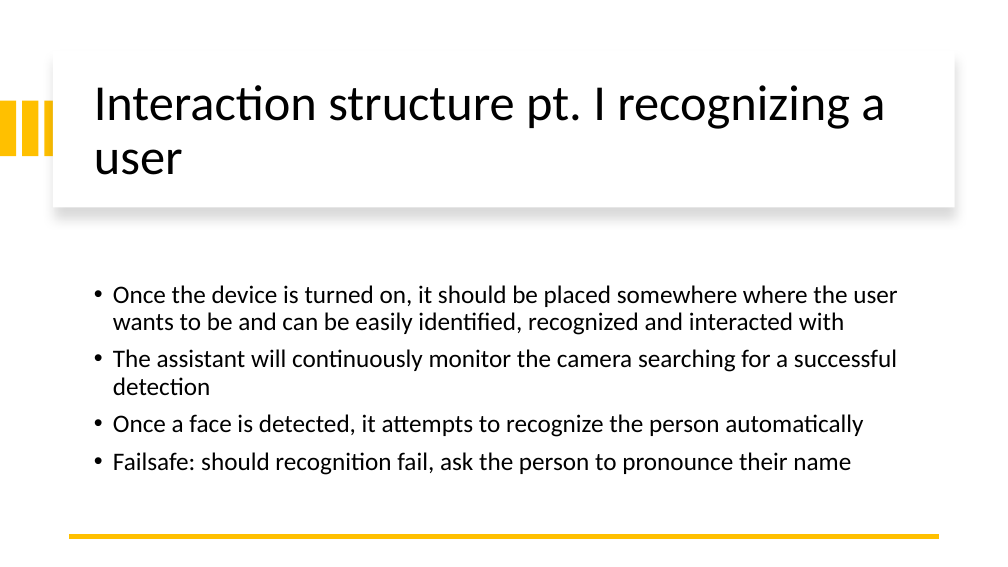
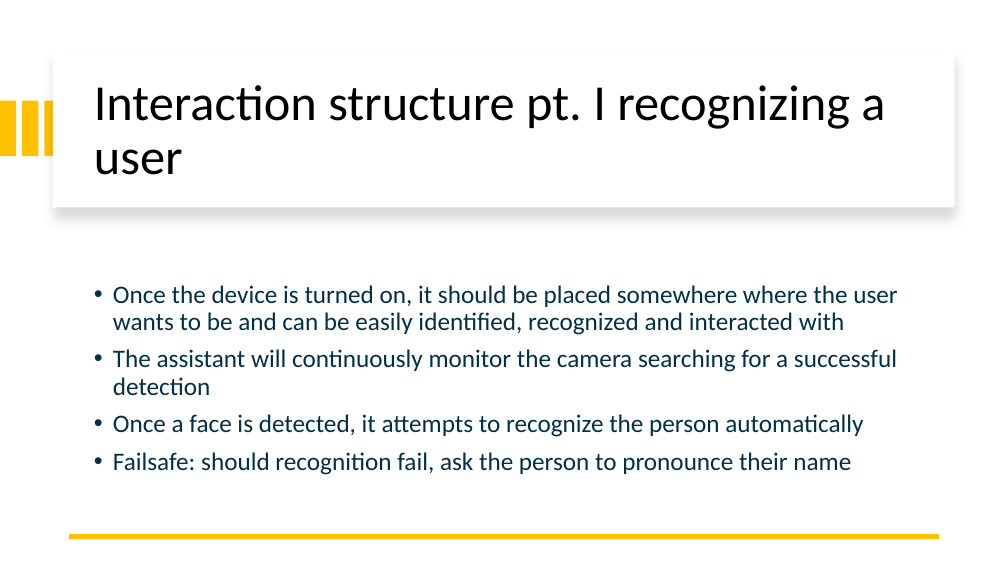
Before and after one commit to attennig/MultimodalMultiuserHomeAssistant, a slide deck: slide 6 of Multimodal personalized multiuser Home Assistant.pptx (slide 5 before the commit). Drawn at 1008x567 pixels with LibreOffice and Linux fonts; fonts in the diff are those of the drawing. Boxes give left, top, right and bottom in pixels: in the first picture for what was removed or moved away, otherwise in the second. Text is boxed around its words. In the diff, an @@ line names an element or a change of style, - is before the commit and + after.

```diff
--- a/Multimodal personalized multiuser Home Assistant.pptx
+++ b/Multimodal personalized multiuser Home Assistant.pptx
@@ text "Once the device is turned ..." at <box>113,285,897,475</box>: text colour #000000 to #023047 @@
```
Also in this commit, not shown: 4 other slides changed, 1 slide added.
